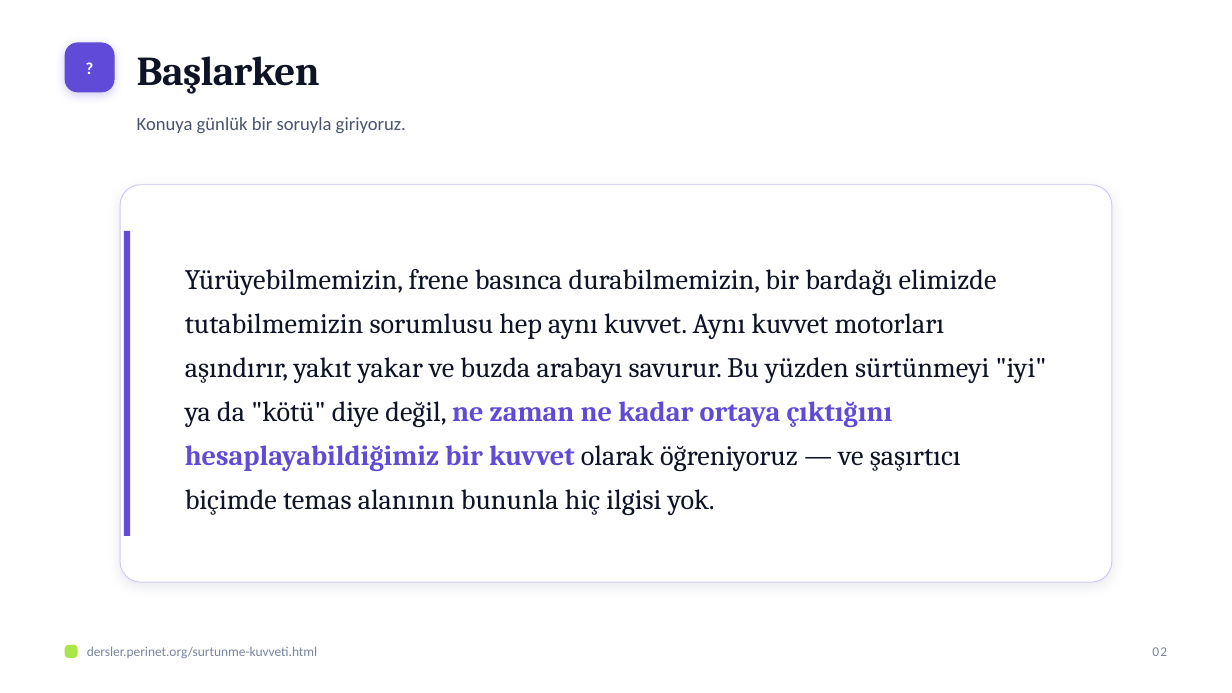
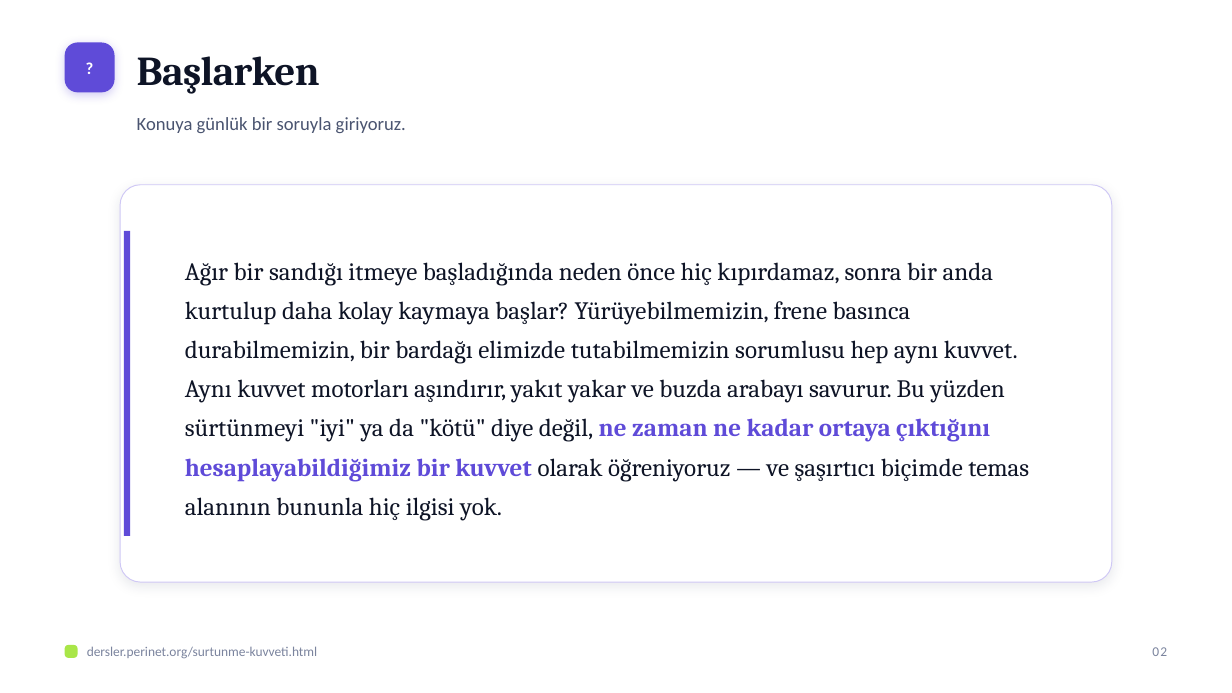
Before and after one commit to elestirmen/dersler, a slide deck: slide 2 of dist/sunum/surtunme-kuvveti.pptx. Drawn at 1232x693 pixels with LibreOffice and Linux fonts; fonts in the diff are those of the drawing. Boxes give left, top, right and bottom in pixels: in the first picture for what was removed or moved away, otherwise in the second. Text is boxed around its words. In the diff, an @@ line names an element or a change of style, - is before the commit and + after.

```diff
--- a/dist/sunum/surtunme-kuvveti.pptx
+++ b/dist/sunum/surtunme-kuvveti.pptx
@@ text at [185, 262, 1029, 521]: text changed; size 22 to 19.5 pt @@
-Yürüyebilmemizin, frene basınca durabilmemizin, bir bardağı elimizde tutabilmemizin sorumlusu hep aynı kuvvet. Aynı kuvvet motorları aşındırır, yakıt yakar ve buzda arabayı savurur. Bu yüzden sürtünmeyi "iyi" ya da "kötü" diye değil, ne zaman ne kadar ortaya çıktığını hesaplayabildiğimiz bir kuvvet olarak öğreniyoruz — ve şaşırtıcı biçimde temas alanının bununla hiç ilgisi yok.
+Ağır bir sandığı itmeye başladığında neden önce hiç kıpırdamaz, sonra bir anda kurtulup daha kolay kaymaya başlar? Yürüyebilmemizin, frene basınca durabilmemizin, bir bardağı elimizde tutabilmemizin sorumlusu hep aynı kuvvet. Aynı kuvvet motorları aşındırır, yakıt yakar ve buzda arabayı savurur. Bu yüzden sürtünmeyi "iyi" ya da "kötü" diye değil, ne zaman ne kadar ortaya çıktığını hesaplayabildiğimiz bir kuvvet olarak öğreniyoruz — ve şaşırtıcı biçimde temas alanının bununla hiç ilgisi yok.
```
Also in this commit, not shown: 11 other slides changed, 32 slides added, 5 slides removed, 21 other files.
